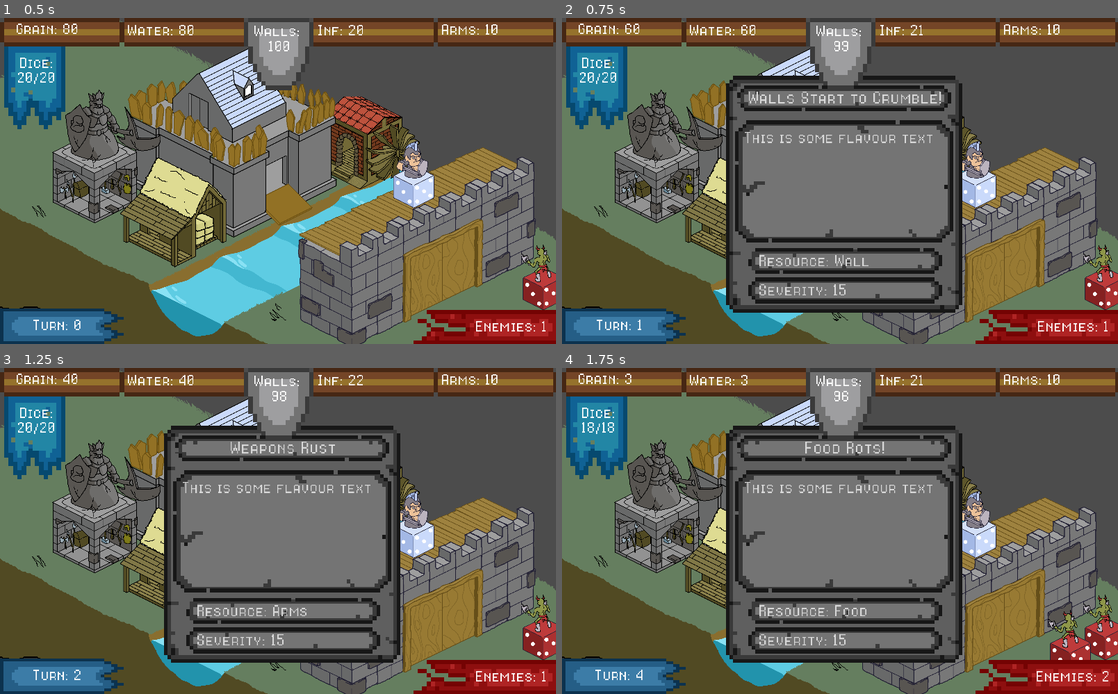
Above: before the commit, frames 1-4 (two rows, left to right).
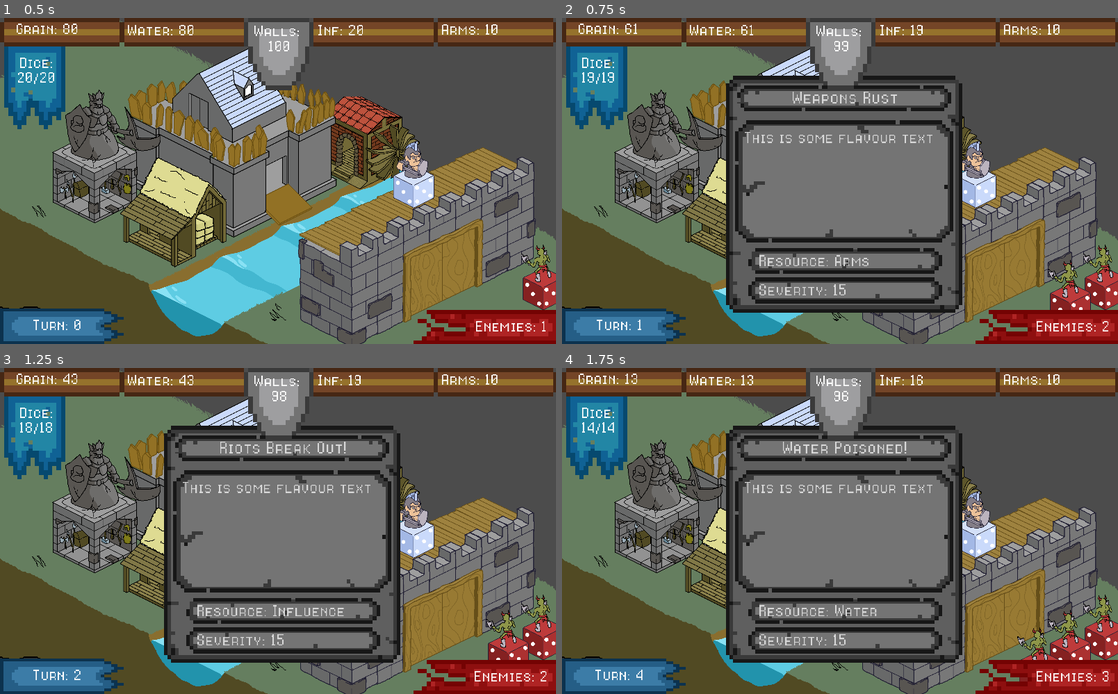
Above: after the commit, the same moments.

Repository: CapsCollective/rng-stronghold
Game: Godot game, scene res://scenes/main.tscn
The game is run twice, just before and just after one commit, with the same random seed, the same clock (stepped at 60 frames per second) and the same inputs.
Inputs (mouse positions are in pixels of both pictures, inside the frame that each line leads up to):
- Up to frame 1 (0.5 s): no input
- Up to frame 2 (0.75 s): tap Enter (ui_accept) at 0.5 s; move the mouse to (934, 145) at 0.52 s; press the mouse at (934, 145) at 0.53 s
- Up to frame 3 (1.25 s): tap Enter (ui_accept) at 0.77 s
- Up to frame 4 (1.75 s): tap Enter (ui_accept) at 1.25, 1.52 s; move the mouse to (801, 485) at 1.27 s; release the mouse at (801, 485) at 1.28 s; right-click (801, 485) at 1.35 s; click (801, 485) at 1.42 s

Frame 1 is identical in both runs. In frame 2, 1.5% of the frame differs, in the area x 3-99%, y 1-97%; in frame 3, 1.5%; in frame 4, 0.9%.

Commit message:
Restructured code around the game manager

Diff:
--- a/project.godot
+++ b/project.godot
@@ -10,12 +10,12 @@
 
 _global_script_classes=[ {
 "base": "Node2D",
-"class": "EventManager",
+"class": "GameManager",
 "language": "GDScript",
-"path": "res://scripts/event_manager.gd"
+"path": "res://scripts/game_manager.gd"
 } ]
 _global_script_class_icons={
-"EventManager": ""
+"GameManager": ""
 }
 
 [application]
--- a/scenes/building_interface.gd
+++ b/scenes/building_interface.gd
@@ -11,6 +11,8 @@
 
 var rolled_buildings = [false, false, false, false, false, false]
 
+onready var game_manager = $"../../"
+
 func _ready():
 	$DiceButtons/RollDiceButton.connect("button_up", self, "roll_dice")
 	$DiceButtons/AddDiceButton.connect("button_up", self, "add_dice")
@@ -19,7 +21,7 @@
 
 func populate(rid):
 	res_id = rid
-	current_event = $"../../".get_event(res_id)
+	current_event = game_manager.get_event(res_id)
 	dice_to_roll = 0
 	ability_val = 8
 	for child in $DiceRoller/DiceSpawner.get_children():
@@ -34,7 +36,7 @@
 				area.queue_free()
 				update_display()
 				if current_event['amount'] <= 0:
-					$"../../".clear_event(current_event['resource'])
+					game_manager.clear_event(current_event['resource'])
 					current_event = null
 	for area in $Box/dice_spot/Area2D.get_overlapping_areas():
 		if area.name.find('Dice') != -1 and not area.lifted:
@@ -42,11 +44,11 @@
 				area.queue_free()
 				if ability_val <= 0:
 					ability_val = 8
-					$"../../".add_resources(res_id, 5)
+					game_manager.add_resources(res_id, 5)
 				update_display()
 
 func add_dice():
-	if dice_to_roll < $"../../".turn_dice:
+	if dice_to_roll < game_manager.turn_dice:
 		dice_to_roll += 1
 		update_display()
 
@@ -67,13 +69,13 @@
 
 func roll_dice():
 	if dice_to_roll > 0:
-		$"../../".turn_dice -= dice_to_roll
+		game_manager.turn_dice -= dice_to_roll
 		for i in dice_to_roll:
 			var new_dice = physics_dice_scene.instance()
 			new_dice.val = randi()%6+1
 			$DiceRoller/DiceSpawner.add_child(new_dice)
 		dice_to_roll = 0
-		$"../../".update_ui()
+		game_manager.update_ui()
 		rolled_buildings[res_id] = true
 		update_display()
 
--- a/scenes/event_panel.gd
+++ b/scenes/event_panel.gd
@@ -1,7 +1,4 @@
 extends Control
-
-func _ready():
-	hide()
 
 func display_event(event):
 	$TitleLabel.text = event["title"]
--- a/scenes/main.tscn
+++ b/scenes/main.tscn
@@ -1,12 +1,12 @@
 [gd_scene load_steps=6 format=2]
 
-[ext_resource path="res://scripts/event_manager.gd" type="Script" id=1]
+[ext_resource path="res://scripts/game_manager.gd" type="Script" id=1]
 [ext_resource path="res://scenes/buildings.tscn" type="PackedScene" id=2]
 [ext_resource path="res://scenes/resource_bar.tscn" type="PackedScene" id=3]
 [ext_resource path="res://scenes/event_panel.tscn" type="PackedScene" id=4]
 [ext_resource path="res://scenes/building_interface.tscn" type="PackedScene" id=5]
 
-[node name="Node2D" type="Node2D"]
+[node name="GameManager" type="Node2D"]
 position = Vector2( 0.709473, 0 )
 script = ExtResource( 1 )
 grain = 80
--- a/scenes/resource_bar.tscn
+++ b/scenes/resource_bar.tscn
@@ -1,9 +1,10 @@
-[gd_scene load_steps=6 format=2]
+[gd_scene load_steps=7 format=2]
 
 [ext_resource path="res://res/8bitOperatorPlusSC-Regular.ttf" type="DynamicFontData" id=1]
 [ext_resource path="res://res/RNG-FortressBanner.png" type="Texture" id=2]
 [ext_resource path="res://res/Turn Banner.png" type="Texture" id=3]
 [ext_resource path="res://res/EnemyBanner.png" type="Texture" id=4]
+[ext_resource path="res://scripts/resource_bar.gd" type="Script" id=5]
 
 [sub_resource type="DynamicFont" id=1]
 size = 40
@@ -14,6 +15,7 @@
 margin_right = 1023.0
 margin_bottom = 78.0
 rect_pivot_offset = Vector2( 158.555, 57.2394 )
+script = ExtResource( 5 )
 __meta__ = {
 "_edit_use_anchors_": false
 }
--- a/scripts/event_manager.gd
+++ b/scripts/game_manager.gd
@@ -1,6 +1,6 @@
 extends Node2D
 
-class_name EventManager
+class_name GameManager
 
 # Turn timer
 var turn = 0
@@ -124,14 +124,7 @@
 		$"HUDCanvas/EventPanel".show()
 
 func update_ui():
-	$"HUDCanvas/ResourceBar/GrainLabel".text = "Grain: " + str(grain)
-	$"HUDCanvas/ResourceBar/WaterLabel".text = "Water: " + str(water)
-	$"HUDCanvas/ResourceBar/InfluenceLabel".text = "Inf: " + str(influence)
-	$"HUDCanvas/ResourceBar/WeaponsLabel".text = "Arms: " + str(arms)
-	$"HUDCanvas/ResourceBar/WallsLabel".text = "Walls: " +   "\n" + str(walls)
-	$"HUDCanvas/ResourceBar/TurnLabel".text = "Turn: " + str(turn)
-	$"HUDCanvas/ResourceBar/EnemiesLabel".text = "Enemies: " + str(enemies)
-	$"HUDCanvas/ResourceBar/DiceLabel".text = "Dice: " + str(turn_dice) + "/" + str(dice)
+	$HUDCanvas/ResourceBar.update_labels()
 	$Buildings.display_battlefield()
 
 func _input(event):
--- /dev/null
+++ b/scripts/resource_bar.gd
@@ -0,0 +1,13 @@
+extends Control
+
+onready var game_manager = $"../../"
+
+func update_labels():
+	$GrainLabel.text = "Grain: " + str(game_manager.grain)
+	$WaterLabel.text = "Water: " + str(game_manager.water)
+	$InfluenceLabel.text = "Inf: " + str(game_manager.influence)
+	$WeaponsLabel.text = "Arms: " + str(game_manager.arms)
+	$WallsLabel.text = "Walls: " +   "\n" + str(game_manager.walls)
+	$TurnLabel.text = "Turn: " + str(game_manager.turn)
+	$EnemiesLabel.text = "Enemies: " + str(game_manager.enemies)
+	$DiceLabel.text = "Dice: " + str(game_manager.turn_dice) + "/" + str(game_manager.dice)
